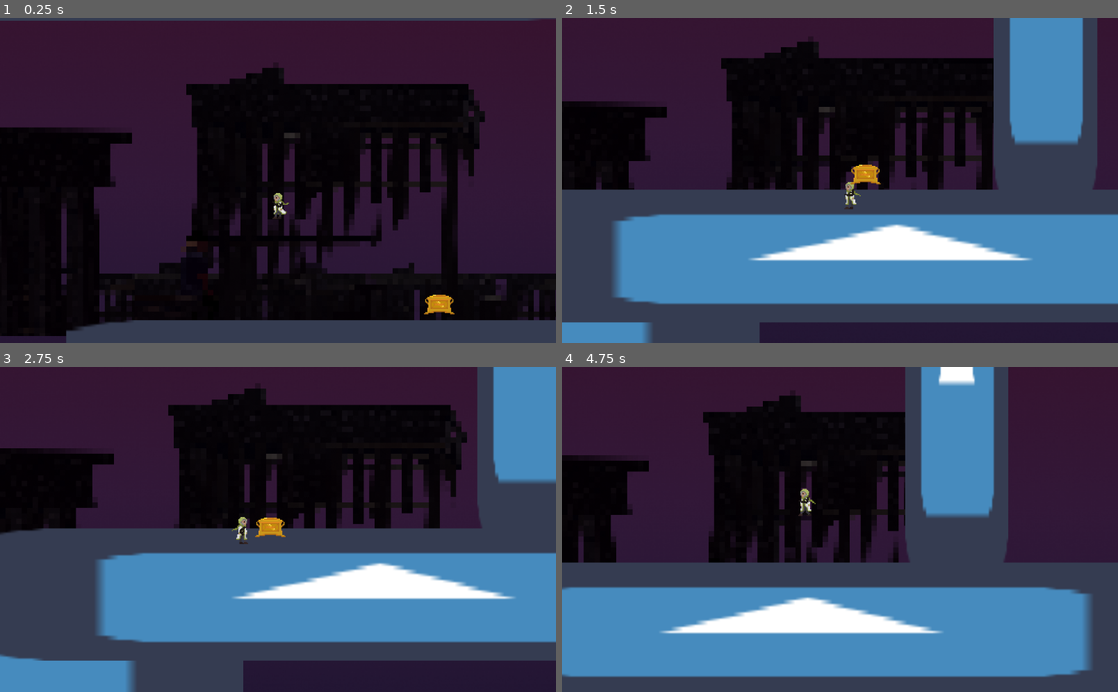
Above: before the commit, frames 1-4 (two rows, left to right).
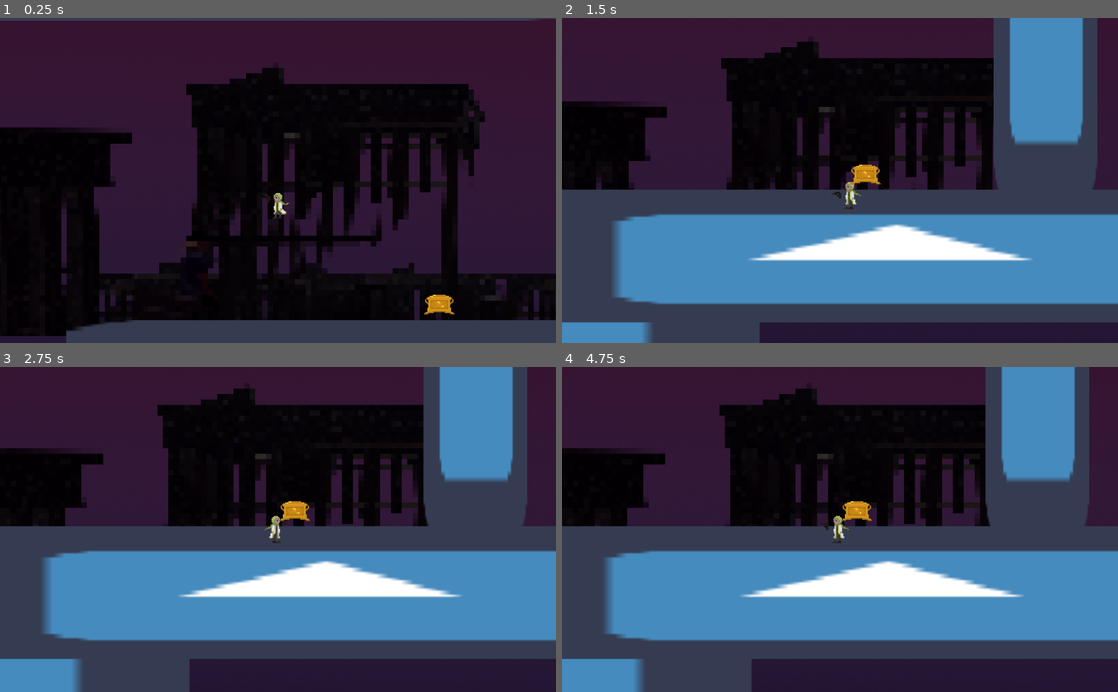
Above: after the commit, the same moments.

Repository: LaurenceTimothyMGarcia/Halloween-Game-Jam-2021
Game: Godot game, scene res://Assets/Scenes/SpiderTester.tscn
The game is run twice, just before and just after one commit, with the same random seed, the same clock (stepped at 60 frames per second) and the same inputs. The project has no main scene, so this scene is started directly. The engine's default icon, where the game draws it, is replaced by a stand-in: a white triangle on a blue panel in a dark square.
Inputs (mouse positions are in pixels of both pictures, inside the frame that each line leads up to):
- Up to frame 1 (0.25 s): no input
- Up to frame 2 (1.5 s): move the mouse to (962, 164) at 0.52 s; hold D (move_right) from 0.53 s (still down); right-click (962, 164) at 0.6 s; tap Space (jump) at 0.77 s; move the mouse to (728, 196) at 1.27 s; right-click (728, 196) at 1.35 s
- Up to frame 3 (2.75 s): tap Space (jump) at 1.52 s; move the mouse to (333, 458) at 2.02 s; release D (move_right) at 2.03 s; press the mouse at (333, 458) at 2.03 s; hold A (move_left) from 2.03 s (still down); right-click (333, 458) at 2.3 s
- Up to frame 4 (4.75 s): move the mouse to (812, 594) at 2.77 s; release A (move_left) at 2.78 s; release the mouse at (812, 594) at 2.78 s; hold D (move_right) 2.78-4.28 s; right-click (812, 594) at 2.85 s; tap Space (jump) at 3.02, 3.77, 4.52 s; move the mouse to (1006, 578) at 3.52 s; right-click (1006, 578) at 3.6 s; move the mouse to (673, 480) at 4.27 s; hold A (move_left) from 4.28 s (still down); click (673, 480) at 4.35 s; right-click (673, 480) at 4.55 s

The runs differ from the first frame. In frame 1, less than 0.1% of the frame differs, in the area x 47-51%, y 54-59%; in frame 2, less than 0.1%; in frame 3, 25%; in frame 4, 58%, in the area x 0-100%, y 0-100%.

Commit message:
Modified the gun to look nice. Shrank spider hitbox. Fixed up some buggy player issues.

Diff:
--- a/Assets/Scenes/Gun/Gun.tscn
+++ b/Assets/Scenes/Gun/Gun.tscn
@@ -10,5 +10,6 @@
 
 [node name="Sprite" type="Sprite" parent="."]
 texture = ExtResource( 3 )
+offset = Vector2( 12, 0 )
 
 [node name="MuzzleArea" type="Position2D" parent="."]
--- a/Assets/Scenes/Player.gd
+++ b/Assets/Scenes/Player.gd
@@ -73,8 +73,10 @@
 		velocity = move_and_slide(velocity)
 	if _invincible:
 		$Sprite.modulate = Color(1,1,1,.25)
+		$"Gun/Sprite".modulate = Color(1,1,1,.25)
 	else:
 		$Sprite.modulate = Color(1,1,1,1)
+		$"Gun/Sprite".modulate = Color(1,1,1,1)
 
 func _lookAtMouse():
 	if get_global_mouse_position().x >= position.x:
@@ -117,6 +119,7 @@
 		$GrabZone.scale *= -1
 		$GrabZone.position.x *= -1
 		$Gun.position.x *= -1
+		$"Gun/Sprite".scale.y *= -1
 		$Sprite.scale.x *= -1
 		emit_signal("facing_left")
 
@@ -127,6 +130,7 @@
 		$GrabZone.scale *= -1
 		$GrabZone.position.x *= -1
 		$Gun.position.x *= -1
+		$"Gun/Sprite".scale.y *= -1
 		$Sprite.scale.x *= -1
 		emit_signal("facing_right")
 
@@ -143,6 +147,7 @@
 			connect("facing_right", theBox, "_on_Player_facing_right")
 			theBox.facingRight = _facingRight
 			holdingBox = true
+			$"Gun/Sprite".visible = false
 		elif theBox.currentState == boxState.carried:
 			_throwBox()
 
@@ -152,6 +157,7 @@
 		disconnect("facing_right", theBox, "_on_Player_facing_right")
 		theBox.call("getThrown")
 		holdingBox = false
+		$"Gun/Sprite".visible = true
 
 func _on_GrabZone_body_entered(body):
 	if body.is_in_group("thebox"):
--- a/Assets/Scenes/Player.tscn
+++ b/Assets/Scenes/Player.tscn
@@ -44,23 +44,7 @@
 }
 
 [sub_resource type="Animation" id=4]
-length = 0.666667
-loop = true
-step = 0.0833333
-tracks/0/type = "value"
-tracks/0/path = NodePath("Sprite:frame")
-tracks/0/interp = 1
-tracks/0/loop_wrap = true
-tracks/0/imported = false
-tracks/0/enabled = true
-tracks/0/keys = {
-"times": PoolRealArray( 0, 0.0833333, 0.166667, 0.25, 0.333333, 0.416667, 0.5, 0.583333 ),
-"transitions": PoolRealArray( 1, 1, 1, 1, 1, 1, 1, 1 ),
-"update": 1,
-"values": [ 10, 11, 12, 13, 14, 15, 16, 17 ]
-}
-
-[sub_resource type="Animation" id=5]
+resource_name = "Walk_Left"
 length = 0.666667
 loop = true
 step = 0.0833333
@@ -77,7 +61,8 @@
 "values": [ 6, 7, 8, 9 ]
 }
 
-[sub_resource type="Animation" id=6]
+[sub_resource type="Animation" id=5]
+resource_name = "Walk_Right"
 length = 0.666667
 loop = true
 step = 0.0833333
@@ -94,12 +79,12 @@
 "values": [ 6, 7, 8, 9 ]
 }
 
-[sub_resource type="CapsuleShape2D" id=7]
-radius = 1.82458
-height = 5.5106
+[sub_resource type="CapsuleShape2D" id=10]
+radius = 1.49679
+height = 4.34414
 
-[sub_resource type="RectangleShape2D" id=8]
-extents = Vector2( 9.75712, 12.0971 )
+[sub_resource type="RectangleShape2D" id=11]
+extents = Vector2( 12.6496, 6.96498 )
 
 [node name="Player" type="KinematicBody2D" groups=[
 "player",
@@ -119,11 +104,10 @@
 frame = 18
 
 [node name="AnimationPlayer" type="AnimationPlayer" parent="."]
-anims/Hit = SubResource( 2 )
-anims/Idle = SubResource( 3 )
+anims/Hit = SubResource( 8 )
+anims/Idle = SubResource( 9 )
 anims/Jump = SubResource( 4 )
 anims/Walk_Left = SubResource( 5 )
-anims/Walk_Right = SubResource( 6 )
 
 [node name="GroundedChecker" type="Area2D" parent="."]
 position = Vector2( 0.865, 13.714 )
@@ -132,7 +116,7 @@
 [node name="GroundCheck Area" type="CollisionShape2D" parent="GroundedChecker"]
 position = Vector2( -0.5, 0 )
 rotation = 1.5708
-shape = SubResource( 7 )
+shape = SubResource( 10 )
 
 [node name="GrabPoint" type="Node2D" parent="."]
 position = Vector2( 25.4883, -5.69591 )
@@ -142,8 +126,8 @@
 collision_mask = 8
 
 [node name="Grabzone Area" type="CollisionShape2D" parent="GrabZone"]
-position = Vector2( 0.838241, 0.0534758 )
-shape = SubResource( 8 )
+position = Vector2( 3.59135, 0.0534758 )
+shape = SubResource( 11 )
 
 [node name="StunTimer" type="Timer" parent="."]
 wait_time = 2.0
@@ -187,13 +171,6 @@
 texture = ExtResource( 5 )
 centered = false
 
-[node name="GrabPoint" type="Node2D" parent="."]
-position = Vector2( 25.4883, -5.69591 )
-
-[node name="GrabZone" type="Area2D" parent="."]
-position = Vector2( 13.14, 1.74 )
-collision_mask = 8
-
 [connection signal="body_entered" from="GroundedChecker" to="." method="_on_GroundedChecker_body_entered"]
 [connection signal="body_entered" from="GrabZone" to="." method="_on_GrabZone_body_entered"]
 [connection signal="body_exited" from="GrabZone" to="." method="_on_GrabZone_body_exited"]
--- a/Assets/Scenes/PlayerTester.tscn
+++ b/Assets/Scenes/PlayerTester.tscn
@@ -9,7 +9,6 @@
 [ext_resource path="res://Assets/Scenes/PlayerTester.gd" type="Script" id=7]
 [ext_resource path="res://Assets/Scenes/UI Layer.tscn" type="PackedScene" id=8]
 [ext_resource path="res://Assets/Scenes/UI Layer.gd" type="Script" id=9]
-
 
 [sub_resource type="RectangleShape2D" id=1]
 extents = Vector2( 271.75, 37.2667 )
--- a/Assets/Scenes/SpiderEnEMMI.tscn
+++ b/Assets/Scenes/SpiderEnEMMI.tscn
@@ -1,42 +1,9 @@
-[gd_scene load_steps=10 format=2]
+[gd_scene load_steps=8 format=2]
 
 [ext_resource path="res://Assets/Sprites/Spider_Spritesheet.png" type="Texture" id=1]
 [ext_resource path="res://Assets/Scenes/SpiderEnEMMI.gd" type="Script" id=2]
 
 [sub_resource type="Animation" id=1]
-resource_name = "Ceiling"
-step = 0.0833333
-tracks/0/type = "value"
-tracks/0/path = NodePath("Sprite:frame")
-tracks/0/interp = 1
-tracks/0/loop_wrap = true
-tracks/0/imported = false
-tracks/0/enabled = true
-tracks/0/keys = {
-"times": PoolRealArray( 0, 0.166667, 0.333333 ),
-"transitions": PoolRealArray( 1, 1, 1 ),
-"update": 1,
-"values": [ 14, 15, 16 ]
-}
-
-[sub_resource type="Animation" id=2]
-resource_name = "Climb"
-loop = true
-step = 0.0833333
-tracks/0/type = "value"
-tracks/0/path = NodePath("Sprite:frame")
-tracks/0/interp = 1
-tracks/0/loop_wrap = true
-tracks/0/imported = false
-tracks/0/enabled = true
-tracks/0/keys = {
-"times": PoolRealArray( 0, 0.5 ),
-"transitions": PoolRealArray( 1, 1 ),
-"update": 1,
-"values": [ 0, 1 ]
-}
-
-[sub_resource type="Animation" id=3]
 resource_name = "Death"
 step = 0.0833333
 tracks/0/type = "value"
@@ -86,10 +53,10 @@
 "values": [ 8, 9, 10, 11, 12, 13 ]
 }
 
-[sub_resource type="CircleShape2D" id=6]
-radius = 28.3264
+[sub_resource type="CircleShape2D" id=4]
+radius = 24.0
 
-[sub_resource type="CircleShape2D" id=7]
+[sub_resource type="CircleShape2D" id=5]
 radius = 344.227
 
 [node name="Spider Enemy" type="KinematicBody2D"]
@@ -104,19 +71,17 @@
 frame = 14
 
 [node name="AnimationPlayer" type="AnimationPlayer" parent="."]
-anims/Ceiling = SubResource( 1 )
-anims/Climb = SubResource( 2 )
-anims/Death = SubResource( 3 )
-anims/LeftWalk = SubResource( 4 )
-anims/RightWalk = SubResource( 5 )
+anims/Death = SubResource( 1 )
+anims/LeftWalk = SubResource( 2 )
+anims/RightWalk = SubResource( 3 )
 
 [node name="Hitbox" type="CollisionShape2D" parent="."]
-shape = SubResource( 6 )
+shape = SubResource( 4 )
 
 [node name="AggroZone" type="Area2D" parent="."]
 collision_mask = 9
 
 [node name="AggroZone Shape" type="CollisionShape2D" parent="AggroZone"]
-shape = SubResource( 7 )
+shape = SubResource( 5 )
 
 [connection signal="body_entered" from="AggroZone" to="." method="_on_AggroZone_body_entered"]
--- a/Assets/Scenes/TheBox.gd
+++ b/Assets/Scenes/TheBox.gd
@@ -57,9 +57,9 @@
 		call_deferred("set_mode",MODE_CHARACTER)
 		# $Hitbox.disabled = false
 		if facingRight:
-			linear_velocity = Vector2(500,-30)
+			linear_velocity = Vector2(400,-10)
 		else:
-			linear_velocity = Vector2(-500,-30)
+			linear_velocity = Vector2(-400,-10)
 
 func _enterPlatformMode():
 	if currentState == boxState.thrown:
Not shown: 3 places in Assets/Scenes/Player.tscn that only renumber resources
Not shown: 2 places in Assets/Scenes/SpiderEnEMMI.tscn that only renumber resources
Not shown, changed: Assets/Sprites/Textbox.png.import
Not shown, changed: Assets/Sprites/textbox.png.import
